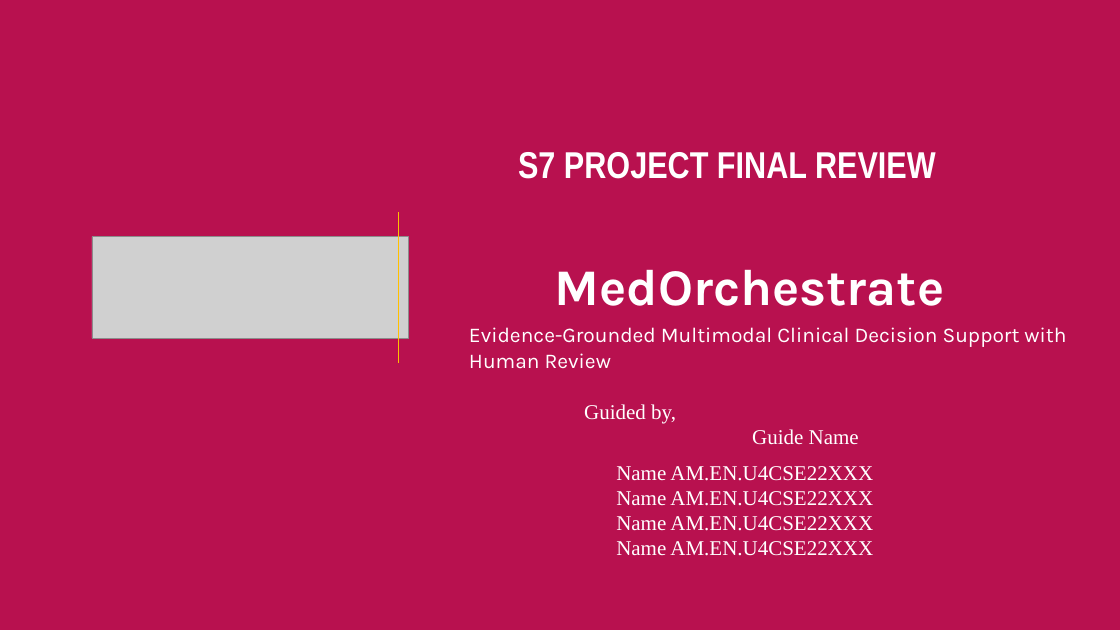
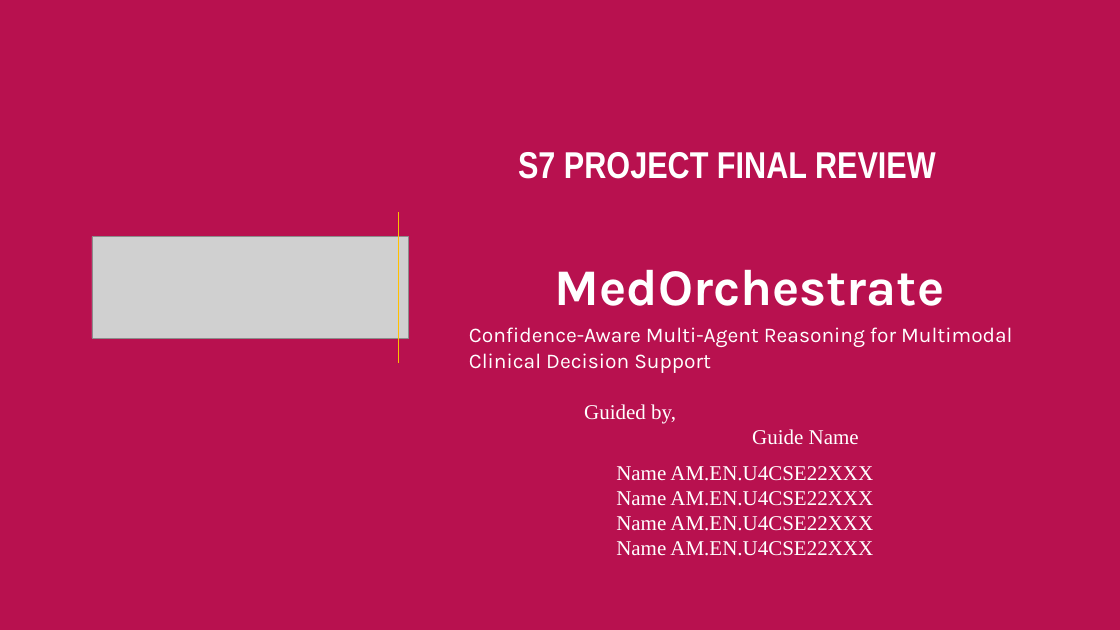
Before and after one commit to hari18305/medorcha, a slide deck: slide 1 of report/MedOrchestrate_Final_Review.pptx. Drawn at 1120x630 pixels with LibreOffice and Linux fonts; fonts in the diff are those of the drawing; grey boxes stand for pictures. Boxes give left, top, right and bottom in pixels: in the first picture for what was removed or moved away, otherwise in the second. Text is boxed around its words. In the diff, an @@ line names an element or a change of style, - is before the commit and + after.

Commit message:
Project title changed to "MedOrchestrate: Confidence-Aware Multi-Agent Reasoning for Multimodal Clinical Decision Support" (report cover, certificate, declaration, running header; presentation title and outline footer)

```diff
--- a/report/MedOrchestrate_Final_Review.pptx
+++ b/report/MedOrchestrate_Final_Review.pptx
@@ text at [469, 327, 1012, 373]: text changed @@
-Evidence-Grounded Multimodal Clinical Decision Support with Human Review
+Confidence-Aware Multi-Agent Reasoning for Multimodal Clinical Decision Support
```
Also in this commit, not shown: 1 other slide changed, 3 other files.
